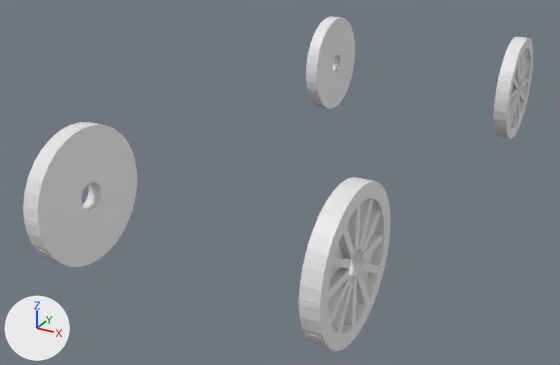
What one commit did to the Blender file blender/parent.blend.
Rendered twice from a 50 mm camera at (5.11, -11.29, 4.48) aimed at (-0.68, -0.77, -0.78). The lights are fixed; the arrows at lower left show +X, +Y and +Z.

The first picture shows 'Left Front Wheel', 'Left Rear Wheel', 'Right Front Wheel', 'Right Rear Wheel'.
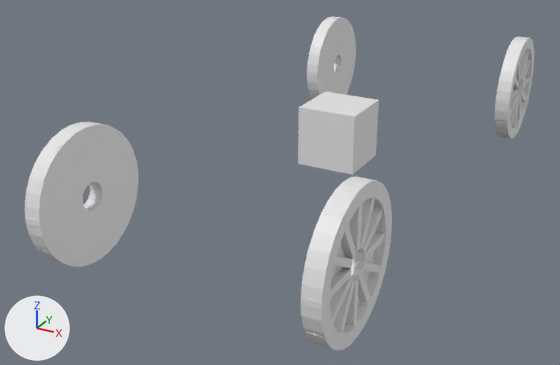
Commit message: Parented wheels to box

Location of each change, [x1, y1, x2, y2] in pixels of the pictures (560 x 365 px):
'Left Rear Wheel', moved: before [23, 122, 137, 267]; after [25, 122, 138, 267]
'Right Rear Wheel', moved: before [299, 177, 390, 351]; after [301, 176, 392, 351]
'Cube', added: after [298, 92, 379, 175]
'Left Front Wheel', moved: before [306, 16, 355, 109]; after [307, 17, 356, 99]
'Right Front Wheel', moved: before [493, 37, 533, 139]; after [494, 37, 534, 139]

Patch to the scene script:
```diff
--- a/blender/parent.blend.py
+++ b/blender/parent.blend.py
@@ me_cube_319 @@
+me_cube_319.from_pydata(...)  # a box spanning x -0.5..0.5, y -0.5..0.5, z -0.5..0.5
@@ ob_left_front_wheel @@
 ob_left_front_wheel = bpy.data.objects.new('Left Front Wheel', me_cylinder_352)
+ob_left_front_wheel.parent = ob_cube
 ob_left_front_wheel.location = (-2.0, 4.0, 0.0)
@@ ob_right_front_wheel @@
 ob_right_front_wheel = bpy.data.objects.new('Right Front Wheel', me_cylinder_355)
+ob_right_front_wheel.parent = ob_cube
 ob_right_front_wheel.location = (2.0, 4.0, 0.0)
@@ ob_left_rear_wheel @@
 ob_left_rear_wheel = bpy.data.objects.new('Left Rear Wheel', me_cylinder_358)
+ob_left_rear_wheel.parent = ob_cube
 ob_left_rear_wheel.location = (-2.0, -4.0, 0.0)
@@ ob_right_rear_wheel @@
 ob_right_rear_wheel = bpy.data.objects.new('Right Rear Wheel', me_cylinder_361)
+ob_right_rear_wheel.parent = ob_cube
 ob_right_rear_wheel.location = (2.0, -4.0, 0.0)
@@ ob_cube @@
+ob_cube = bpy.data.objects.new('Cube', me_cube_319)
+ob_cube.location = (0.02, 0.01, 0.0)
+ob_cube.rotation_euler = (-0.000764, -0.00115, 0.0)  # degrees (0, -0.1, 0)
```
